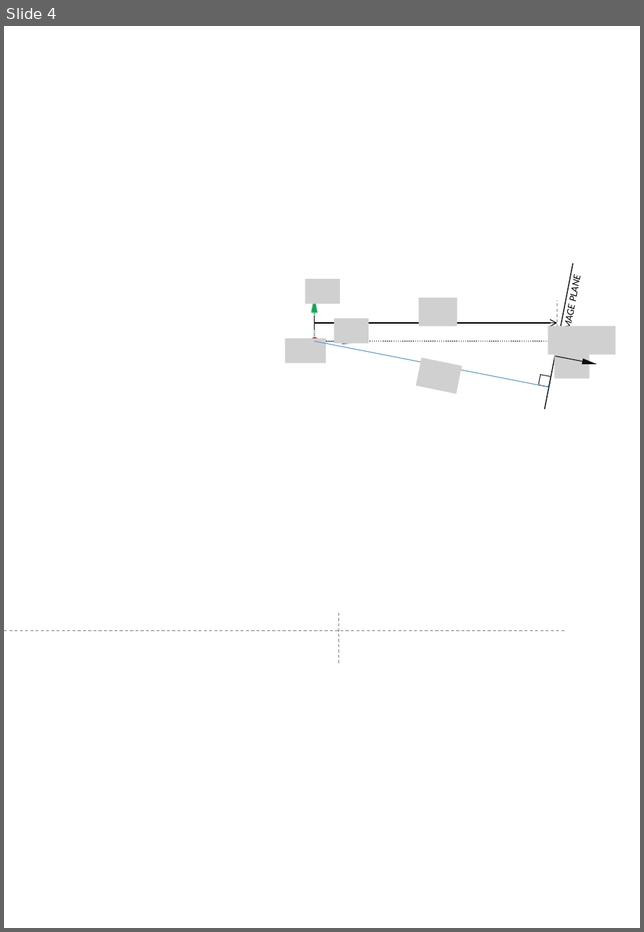
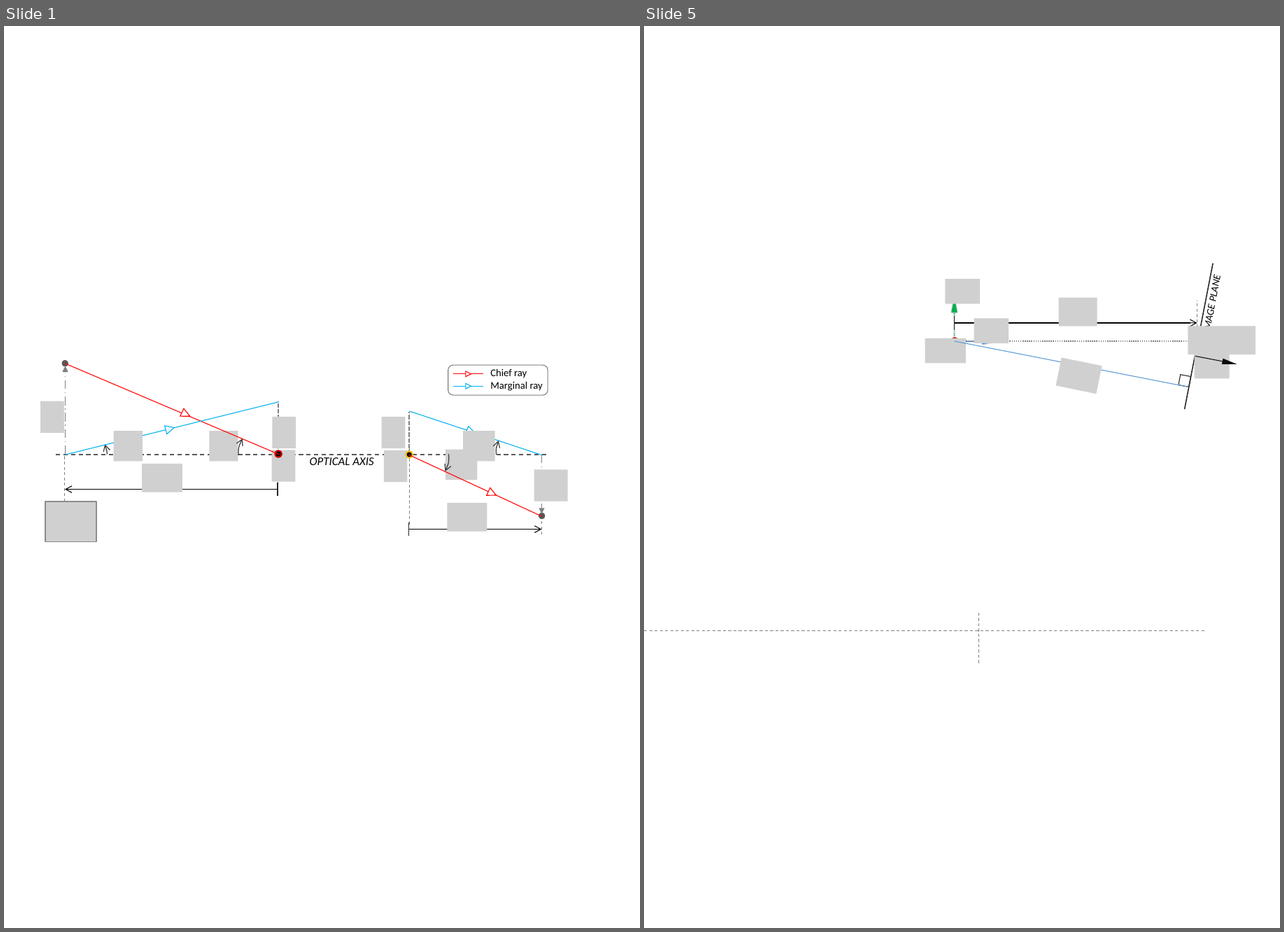
Before and after one commit to indranilsinharoy/phd-artifacts, a slide deck: chapters/chapter03_geometricmodel/figures/figures_PPT.pptx. Shown side by side, each under a label of ours: slide 4 before the commit, slides 1 and 5 after it; the slides between them are not shown. The pictures are 644x932 and 1284x932 pixels, drawn with LibreOffice and Linux fonts; fonts in the diff are those of the drawing; grey boxes stand for pictures. Boxes give left, top, right and bottom in pixels: in the first picture for what was removed or moved away, otherwise in the second. Text is boxed around its words. In the diff, an @@ line names an element or a change of style, - is before the commit and + after.

```diff
--- a/chapters/chapter03_geometricmodel/figures/figures_PPT.pptx
+++ b/chapters/chapter03_geometricmodel/figures/figures_PPT.pptx
@@ slide 1 added at (4, 26, 640, 928), background #FFFFFF @@
@@ group added at (40, 360, 568, 541): 15 lines, 13 pictures, 6 triangles, 5 ellipses, 4 arc (boxed as its full ellipse)s, 4 arrows, 3 texts, 1 rounded rectangle @@
+OPTICAL AXIS
+Chief ray
+Marginal ray
@@ what was slide 4 is now slide 5 @@
```
Also in this commit, not shown: 3 slides changed, 16 other files.
